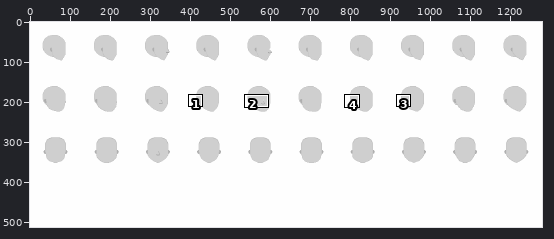
One commit to this pixel-art file: Assets/Images/Pepo_Hair.aseprite. Above: a wide view before the commit, with the close-up outlined.
Close-up. First the earlier version:
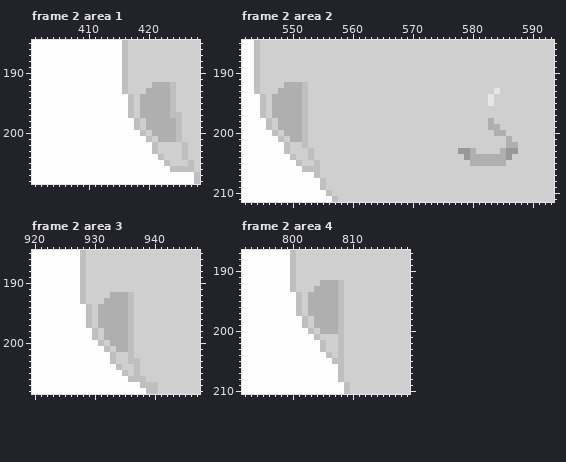
1280x512 pixels, 2 frames. Colours within 5 levels of each other are drawn and written as one. Shown: frame 2 area 1: x 401..428, y 185..208; frame 2 area 2: x 542..593, y 185..211; frame 2 area 3: x 920..947, y 185..208; frame 2 area 4: x 792..819, y 187..210. The commit also changed other frames or places, which this record leaves out.
Now the later version:
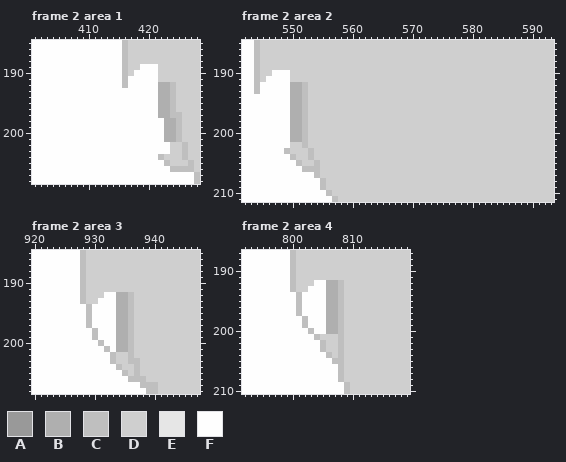
Palette (. is transparent): A #999999  B #afafaf  C #bfbfbf  D #cfcfcf  E #e6e6e6  F #fefefe
From old to new:
layer "Tendrils" removed
Frame 2 area 1, layer "Head":
y 189: x 419..421 DDD -> FFF
y 190: x 418..421 DDDD -> FFFF
y 191: x 417..421 DDDDD -> FFFFF
y 192: x 417..421 DDDDB -> FFFFF
y 193: x 416..421 CDDDBB -> FFFFFF
y 194..197: x 417..421 CDBBB -> FFFFF
y 198..199: x 418..422 CDBBB -> FFFFF
y 200: x 419..422 CDBB -> FFFF
y 201: x 420..422 CDB -> FFF
y 202..203: x 421..423 CDD -> FFF
Frame 2 area 2:
y 190: x 547..549 DDD -> FFF
y 191: x 546..549 DDDD -> FFFF
y 192: x 545..549 DDDDB -> FFFFF
y 193: x 545..549 DDDBB -> FFFFF; x 584 E -> D
y 194..195: x 545..549 CDBBB -> FFFFF; x 583 E -> D
y 196..197: x 545..549 CDBBB -> FFFFF
y 198: x 546..549 CDBB -> FFFF; x 583 B -> D
y 199: x 546..549 CDBB -> FFFF; x 583..584 BB -> DD
y 200: x 547..549 CDB -> FFF; x 584..585 BB -> DD
y 201: x 548..549 CD -> FF; x 586 B -> D
y 202: x 549 C -> F; x 586..587 BB -> DD
y 203: x 578..580 AAB -> DDD; x 585..587 BAA -> DDD
y 204: x 579..586 ABBBBBBA -> DDDDDDDD
y 205: x 580..585 BBBBBB -> DDDDDD
Frame 2 area 3, layer "Head":
y 192: x 932..933 DB -> FF
y 193: x 931..933 DBB -> FFF
y 194..197: x 930..933 DBBB -> FFFF
y 198..199: x 931..933 DBB -> FFF
y 200: x 932..933 DB -> FF
y 201: x 933 D -> F
Frame 2 area 4, layer "Head":
y 192: x 804..805 DB -> FF
y 193: x 803..805 DBB -> FFF
y 194..197: x 802..805 DBBB -> FFFF
y 198..199: x 803..805 DBB -> FFF
y 200: x 804..805 DB -> FF
Pixel boxes of the changes (left, top, right, bottom) in both close-ups:
changed: (122, 64, 170, 154)
changed: (260, 70, 290, 148)
changed: (458, 88, 518, 166)
changed: (92, 292, 116, 352)
changed: (302, 280, 326, 334)
